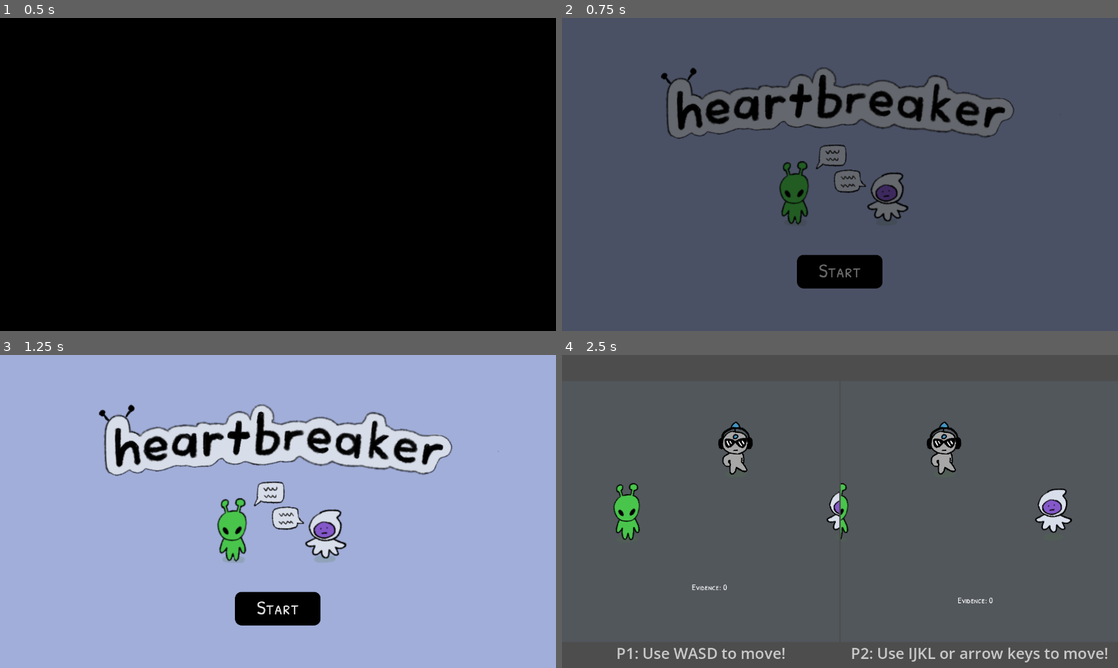
Above: before the commit, frames 1-4 (two rows, left to right).
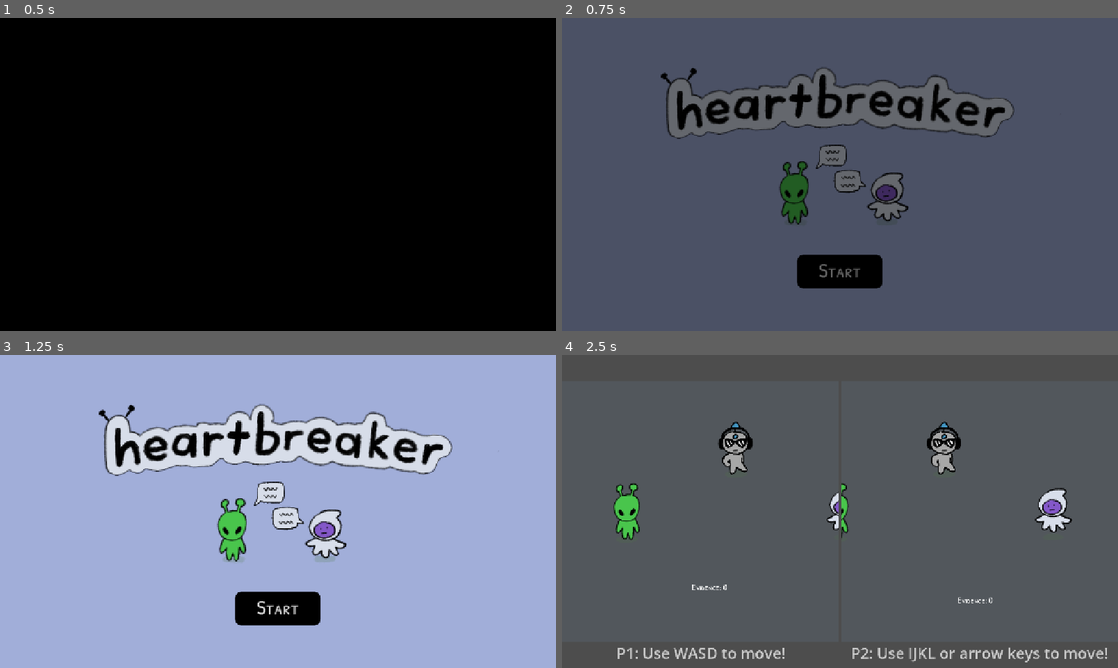
Above: after the commit, the same moments.

Repository: liannie3/wwhataburger
Game: Godot game, scene res://core/Main.tscn
Same seed, same stepped clock (60 frames per second), same inputs: the game is played once before the commit and once after it.
Inputs (mouse positions are in pixels of both pictures, inside the frame that each line leads up to):
- Up to frame 1 (0.5 s): no input
- Up to frame 2 (0.75 s): tap Enter (ui_accept) at 0.5 s; move the mouse to (962, 158) at 0.52 s; click (962, 158) at 0.67 s
- Up to frame 3 (1.25 s): tap Enter (ui_accept) at 0.77 s
- Up to frame 4 (2.5 s): click "Start" at 1.25 s; drag from (728, 527) to (734, 445) at 2.02 s

Frame 1 is identical in both runs. In frame 2, 0.8% of the frame differs, in the area x 17-82%, y 15-87%; in frame 3, 2.2%; in frame 4, 1.4%.

Commit message:
Add web compatiability and make game stretch

Diff:
--- a/core/Main.tscn
+++ b/core/Main.tscn
@@ -7,10 +7,10 @@
 
 [node name="CurrentSceneContainer" type="Node" parent="." unique_id=1245546689]
 
-[node name="FadeLayer" type="CanvasLayer" parent="."]
+[node name="FadeLayer" type="CanvasLayer" parent="." unique_id=1533854022]
 layer = 100
 
-[node name="FadeRect" type="ColorRect" parent="FadeLayer"]
+[node name="FadeRect" type="ColorRect" parent="FadeLayer" unique_id=1887329559]
 anchors_preset = 15
 anchor_right = 1.0
 anchor_bottom = 1.0
--- a/project.godot
+++ b/project.godot
@@ -26,6 +26,7 @@
 
 window/size/viewport_width=1280
 window/size/viewport_height=720
+window/stretch/mode="canvas_items"
 
 [input]
 
@@ -105,3 +106,5 @@
 [rendering]
 
 rendering_device/driver.windows="d3d12"
+renderer/rendering_method="gl_compatibility"
+renderer/rendering_method.mobile="gl_compatibility"
